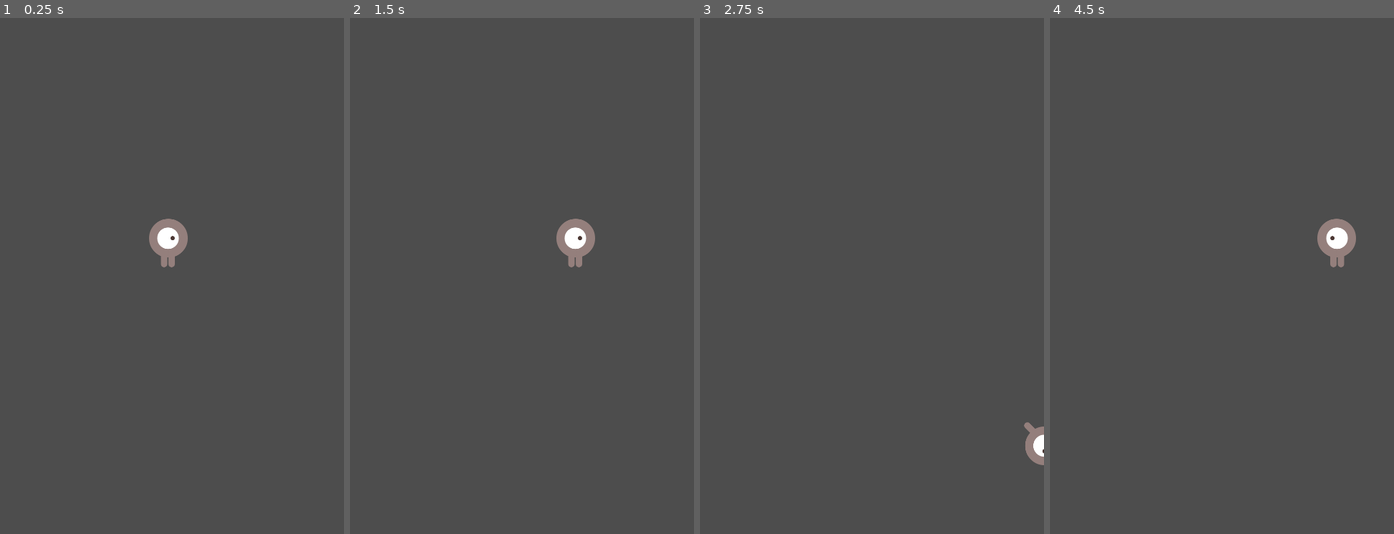
Above: before the commit, frames 1-4 (left to right).
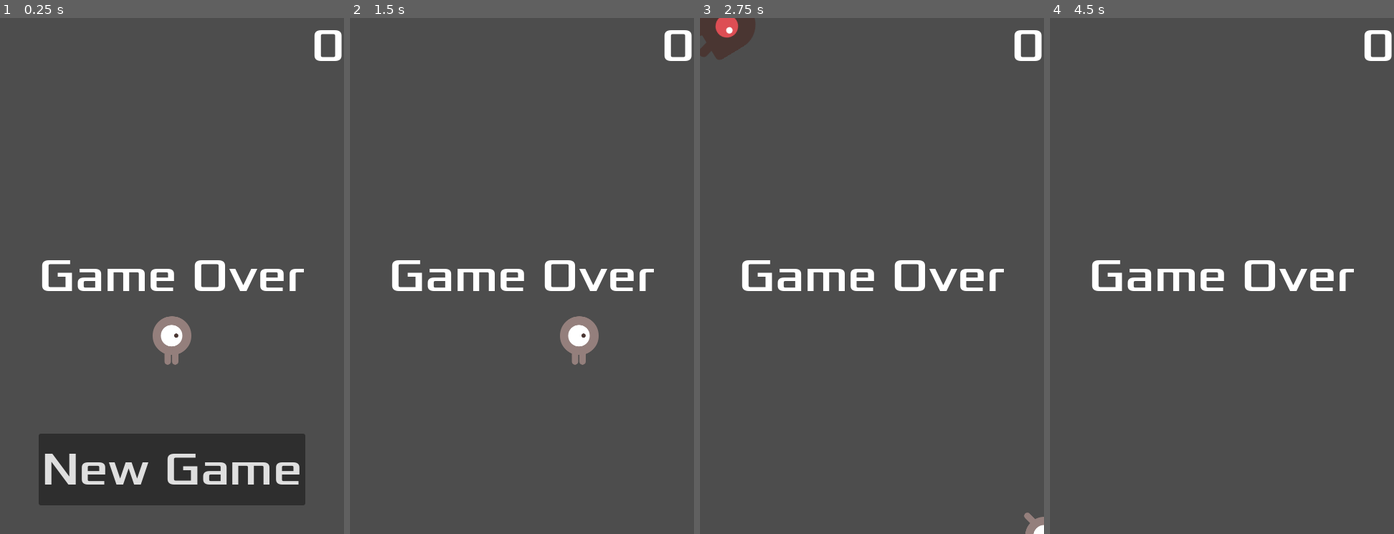
Above: after the commit, the same moments.

Repository: SamyTheLight/dodge-the-creeps-
Game: Godot game, scene res://main.tscn
The game is run twice, just before and just after one commit, with the same random seed, the same clock (stepped at 60 frames per second) and the same inputs.
Inputs (mouse positions are in pixels of both pictures, inside the frame that each line leads up to):
- Up to frame 1 (0.25 s): no input
- Up to frame 2 (1.5 s): click (522, 472) at 0.5 s, where only the run after the commit has a clickable "New Game"; tap Enter at 1.25 s; hold D (move_right) from 1.28 s (still down)
- Up to frame 3 (2.75 s): release D (move_right) at 2.03 s; hold S (move_down) from 2.03 s (still down)
- Up to frame 4 (4.5 s): release S (move_down) at 2.78 s; hold D (move_right) 2.78-3.53 s; hold W (move_up) 3.53-4.28 s; hold A (move_left) from 4.28 s (still down)

The runs differ from the first frame. In frame 1, 14% of the frame differs, in the area x 11-100%, y 2-95%; in frame 2, 3.5%; in frame 3, 3.6%; in frame 4, 2.8%.

Commit message:
HUD display not done yet

Diff:
--- /dev/null
+++ b/hud.gd
@@ -0,0 +1,31 @@
+extends CanvasLayer
+
+# Notifies `Main` node that the button has been pressed
+signal start_game
+
+func show_message(text):
+	$Message.text = text
+	$Message.show()
+	$MessageTimer.start()
+
+func show_game_over():
+	show_message("Game Over")
+	# Wait unitl the MessageTimer has counted down
+	await $MessageTimer.timeout
+
+	$Message.text = "Dodge the Creeps!"
+	$Message.show()
+
+	# Make a one-shot timer and wait for it to finish
+	await get_tree().create_timer(1.0).timeout
+	$StartButton.show()
+
+func update_score(score):
+	$ScoreLabel.text = str(score)
+
+func _on_start_button_pressed() -> void:
+	$StartButton.hide()
+	start_game.emit()
+
+func _on_message_timer_timeout() -> void:
+	$Message.hide()
--- /dev/null
+++ b/hud.tscn
@@ -0,0 +1,63 @@
+[gd_scene load_steps=3 format=3 uid="uid://dhjppobyet78v"]
+
+[ext_resource type="Script" path="res://hud.gd" id="1_3cf3q"]
+[ext_resource type="FontFile" uid="uid://kgmbtbok8a4h" path="res://fonts/Xolonium-Regular.ttf" id="2_vj5vb"]
+
+[node name="HUD" type="CanvasLayer"]
+script = ExtResource("1_3cf3q")
+
+[node name="ScoreLabel" type="Label" parent="."]
+anchors_preset = 1
+anchor_left = 1.0
+anchor_right = 1.0
+offset_left = -45.0
+offset_bottom = 78.0
+grow_horizontal = 0
+theme_override_fonts/font = ExtResource("2_vj5vb")
+theme_override_font_sizes/font_size = 64
+text = "0
+"
+horizontal_alignment = 1
+vertical_alignment = 1
+
+[node name="Message" type="Label" parent="."]
+anchors_preset = 8
+anchor_left = 0.5
+anchor_top = 0.5
+anchor_right = 0.5
+anchor_bottom = 0.5
+offset_left = -186.0
+offset_top = -290.0
+offset_right = 186.0
+offset_bottom = 290.0
+grow_horizontal = 2
+grow_vertical = 2
+theme_override_fonts/font = ExtResource("2_vj5vb")
+theme_override_font_sizes/font_size = 64
+text = "Game Over"
+horizontal_alignment = 1
+vertical_alignment = 1
+autowrap_mode = 2
+
+[node name="StartButton" type="Button" parent="."]
+anchors_preset = 7
+anchor_left = 0.5
+anchor_top = 1.0
+anchor_right = 0.5
+anchor_bottom = 1.0
+offset_left = -186.0
+offset_top = -140.0
+offset_right = 186.0
+offset_bottom = -40.0
+grow_horizontal = 2
+grow_vertical = 0
+theme_override_fonts/font = ExtResource("2_vj5vb")
+theme_override_font_sizes/font_size = 64
+text = "New Game"
+
+[node name="MessageTimer" type="Timer" parent="."]
+wait_time = 2.0
+one_shot = true
+
+[connection signal="pressed" from="StartButton" to="." method="_on_start_button_pressed"]
+[connection signal="timeout" from="MessageTimer" to="." method="_on_message_timer_timeout"]
--- a/main.gd
+++ b/main.gd
@@ -7,13 +7,7 @@
 
 # Called when the node enters the scene tree for the first time.
 func _ready() -> void:
-	pass
-
-
-# Called every frame. 'delta' is the elapsed time since the previous frame.
-func _process(delta: float) -> void:
-	pass
-
+	new_game()
 
 func game_over() -> void:
 	$ScoreTimer.stop()
--- a/main.tscn
+++ b/main.tscn
@@ -1,8 +1,9 @@
-[gd_scene load_steps=5 format=3 uid="uid://d4dipq3cpjy55"]
+[gd_scene load_steps=6 format=3 uid="uid://d4dipq3cpjy55"]
 
 [ext_resource type="Script" path="res://main.gd" id="1_dcb2t"]
 [ext_resource type="PackedScene" uid="uid://c6e7w5w0vetyw" path="res://mob.tscn" id="2_1hpd7"]
 [ext_resource type="PackedScene" uid="uid://4hbm8c4kxhku" path="res://player.tscn" id="2_1wl7j"]
+[ext_resource type="PackedScene" uid="uid://dhjppobyet78v" path="res://hud.tscn" id="4_t603k"]
 
 [sub_resource type="Curve2D" id="Curve2D_xc263"]
 _data = {
@@ -33,6 +34,8 @@
 
 [node name="MobSpawnLocation" type="PathFollow2D" parent="MobPath"]
 
+[node name="HUD" parent="." instance=ExtResource("4_t603k")]
+
 [connection signal="hit" from="Player" to="." method="game_over"]
 [connection signal="timeout" from="MobTimer" to="." method="_on_mob_timer_timeout"]
 [connection signal="timeout" from="ScoreTimer" to="." method="_on_score_timer_timeout"]
--- a/player.gd
+++ b/player.gd
@@ -7,8 +7,7 @@
 # Called when the node enters the scene tree for the first time.
 func _ready() -> void:
 	screen_size = get_viewport_rect().size
-	#hide()
-
+	hide()
 
 # Called every frame. 'delta' is the elapsed time since the previous frame.
 func _process(delta: float) -> void:
